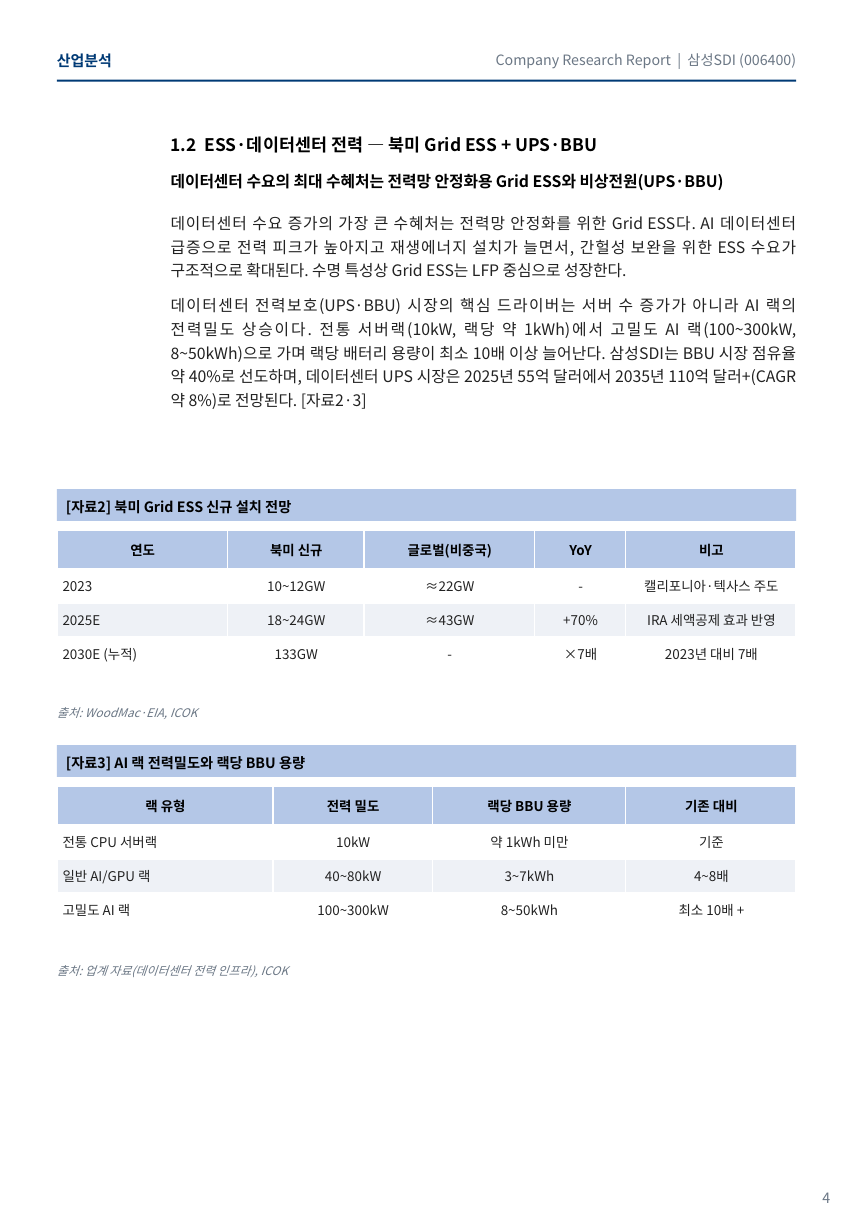
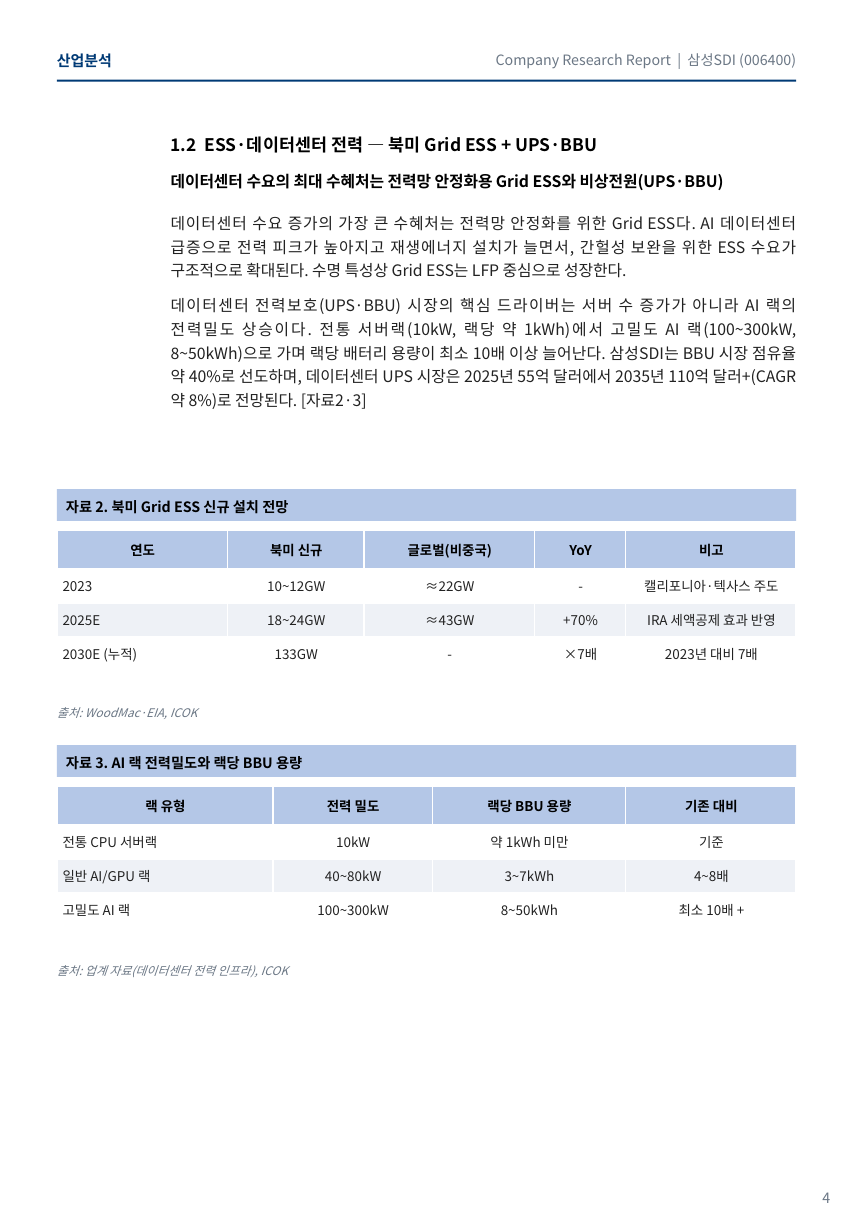
Before and after one commit to ICOKFund/Margin04, a slide deck: slide 4 of ICOK_삼성SDI_006400.pptx. Drawn at 853x1232 pixels with LibreOffice and Linux fonts; fonts in the diff are those of the drawing. Boxes give left, top, right and bottom in pixels: in the first picture for what was removed or moved away, otherwise in the second. Text is boxed around its words. In the diff, an @@ line names an element or a change of style, - is before the commit and + after.

```diff
--- a/ICOK_삼성SDI_006400.pptx
+++ b/ICOK_삼성SDI_006400.pptx
@@ text at (66,500,288,514): text changed @@
-[자료2] 북미 Grid ESS 신규 설치 전망
+자료 2. 북미 Grid ESS 신규 설치 전망
@@ text at (66,756,302,770): text changed @@
-[자료3] AI 랙 전력밀도와 랙당 BBU 용량
+자료 3. AI 랙 전력밀도와 랙당 BBU 용량
```
Also in this commit, not shown: 8 other slides changed.
